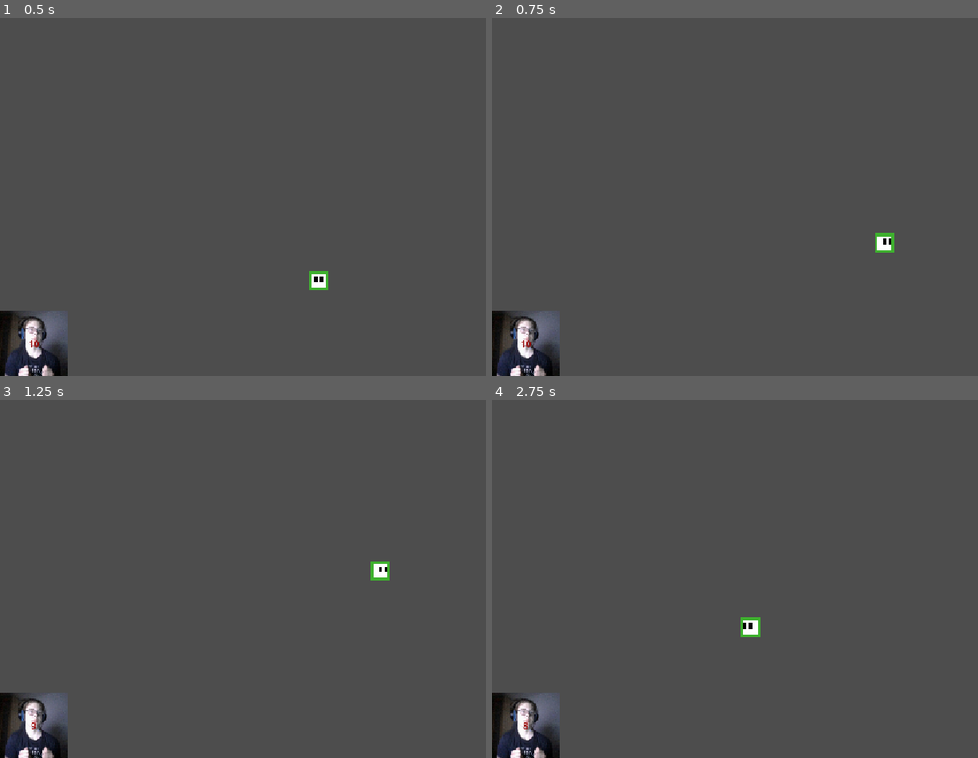
Above: before the commit, frames 1-4 (two rows, left to right).
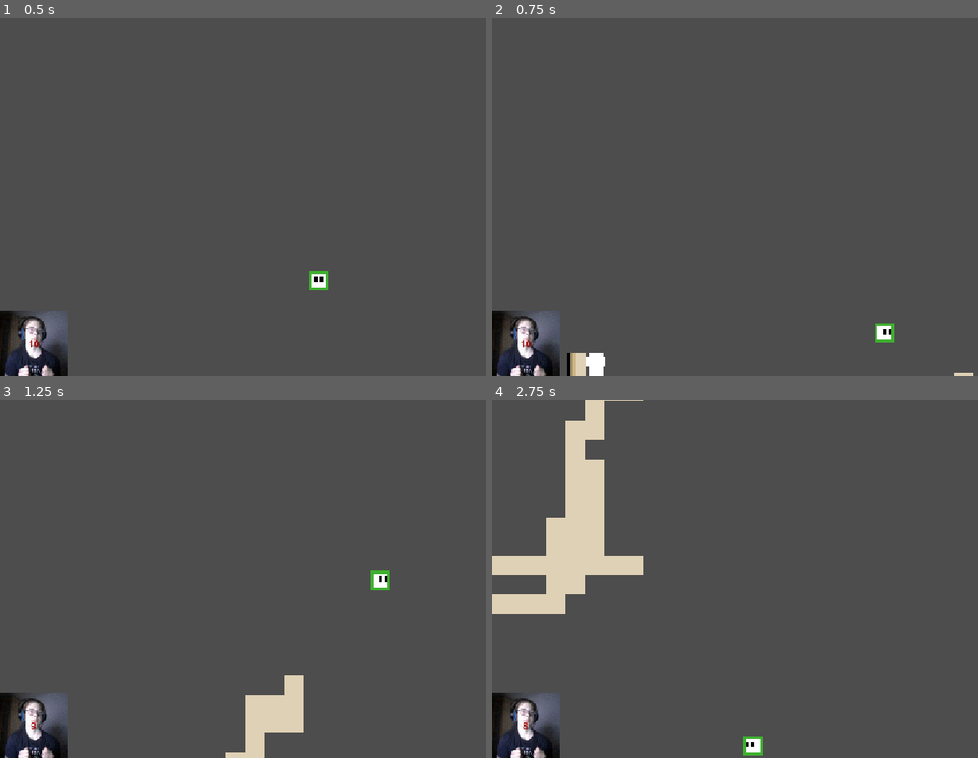
Above: after the commit, the same moments.

Repository: bk23miner/le-Gabe
Game: Godot game, scene res://scenes/Main.tscn
The game is run twice, just before and just after one commit, with the same random seed, the same clock (stepped at 60 frames per second) and the same inputs.
Inputs:
- Up to frame 1 (0.5 s): no input
- Up to frame 2 (0.75 s): hold D (right) from 0.53 s (still down); tap Shift (dash) at 0.6 s
- Up to frame 3 (1.25 s): keep holding D (right); tap Space (jump) at 0.77 s
- Up to frame 4 (2.75 s): tap Shift (dash) at 1.35, 2.1 s; tap Space (jump) at 1.52 s; release D (right) at 2.03 s; hold A (left) from 2.03 s (still down)

Frame 1 is identical in both runs. In frame 2, 0.9% of the frame differs, in the area x 15-100%, y 60-100%; in frame 3, 2.1%; in frame 4, 6.9%, in the area x 0-56%, y 0-100%.

Commit message:
Upload-by-Bk

Diff:
--- a/scripts/player.gd
+++ b/scripts/player.gd
@@ -30,12 +30,10 @@
 		if Input.is_action_just_pressed("dash") && !dashing && remaining_dash > 0 :
 			$"Dash-Timer".start()
 			dashing = true
-			temp_bd_y_vel = velocity.y
 			temp_x_vel = Input.get_axis("left", "right") *(speed + dash_speed)
-			temp_y_vel = Input.get_axis("up","down") * (speed + dash_speed)
+			remaining_dash -= 1
 		if dashing:
 			velocity.x = temp_x_vel
-			velocity.y = temp_y_vel
 		elif !dashing:
 			velocity.y += gravity * delta
 			velocity.x = Input.get_axis("left", "right") * speed
@@ -88,7 +86,6 @@
 	dashing = false
 	print("finish dash")
 	$"Dash-Timer".stop()
-	velocity.y  = -100
 	gravity = 500
 	print(str(PI))
 
